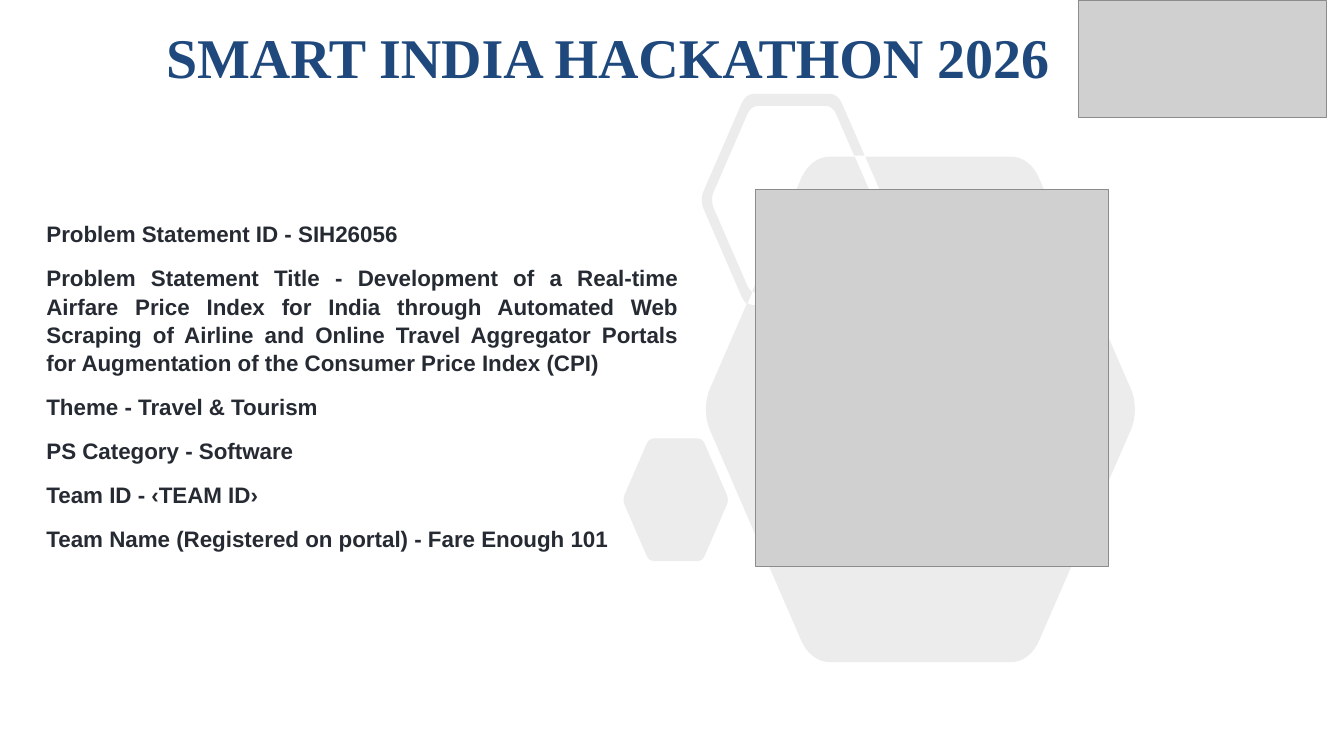
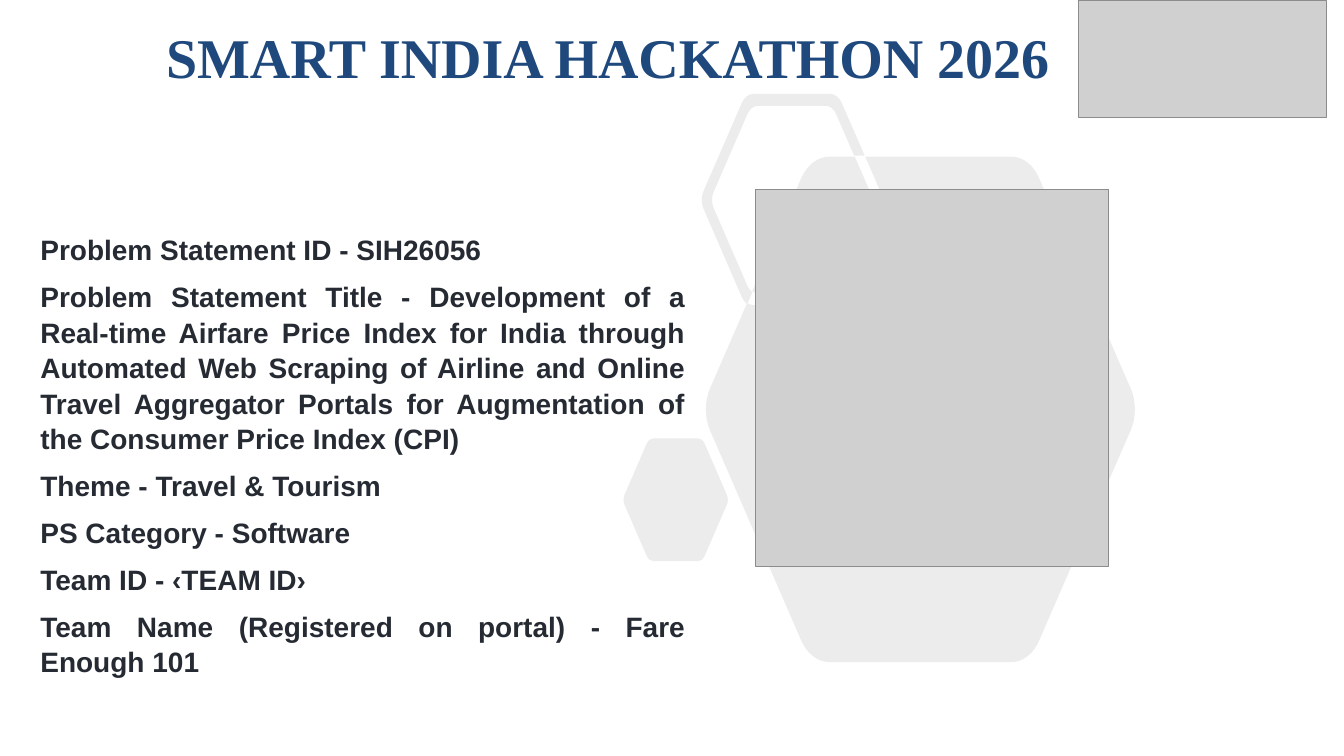
Before and after one commit to BradCage-afk/sih-2026-airfare-index, a slide deck: slide 1 of SIH26056-Idea-Presentation.pptx. Drawn at 1344x756 pixels with LibreOffice and Linux fonts; fonts in the diff are those of the drawing; grey boxes stand for pictures. Boxes give left, top, right and bottom in pixels: in the first picture for what was removed or moved away, otherwise in the second. Text is boxed around its words. In the diff, an @@ line names an element or a change of style, - is before the commit and + after.

```diff
--- a/SIH26056-Idea-Presentation.pptx
+++ b/SIH26056-Idea-Presentation.pptx
@@ text "Problem Statement ID - SIH26056": place and size @@
-text "Problem Statement ID - SIH26056" at [46,225,678,552]
+text "Problem Statement ID - SIH26056" at [40,239,685,677]
@@ text "Problem Statement ID - SIH26056" at [40,239,685,677]: size 16 to 20 pt; less space between paragraphs @@
```
Also in this commit, not shown: 5 other slides changed, 4 other files.
